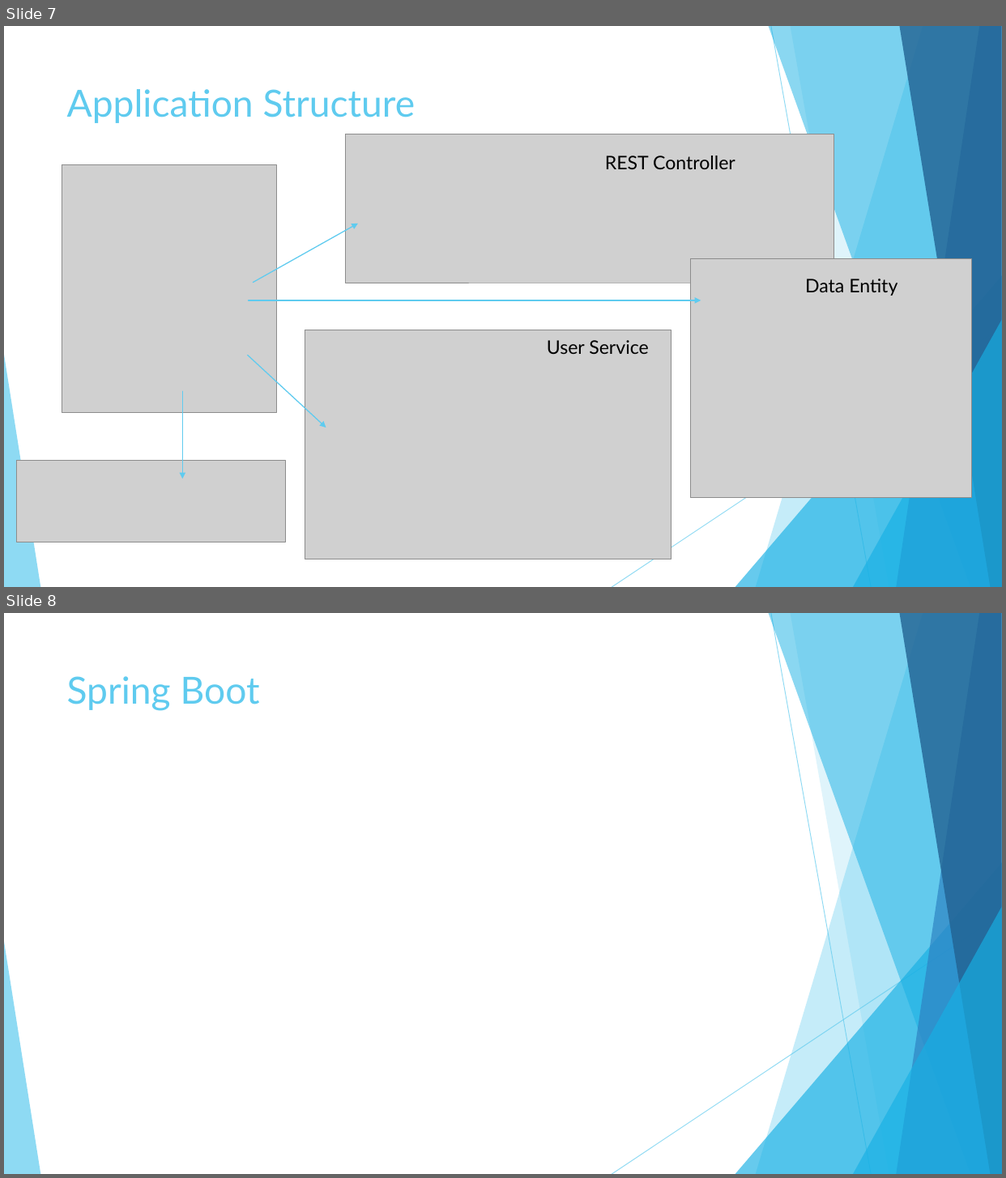
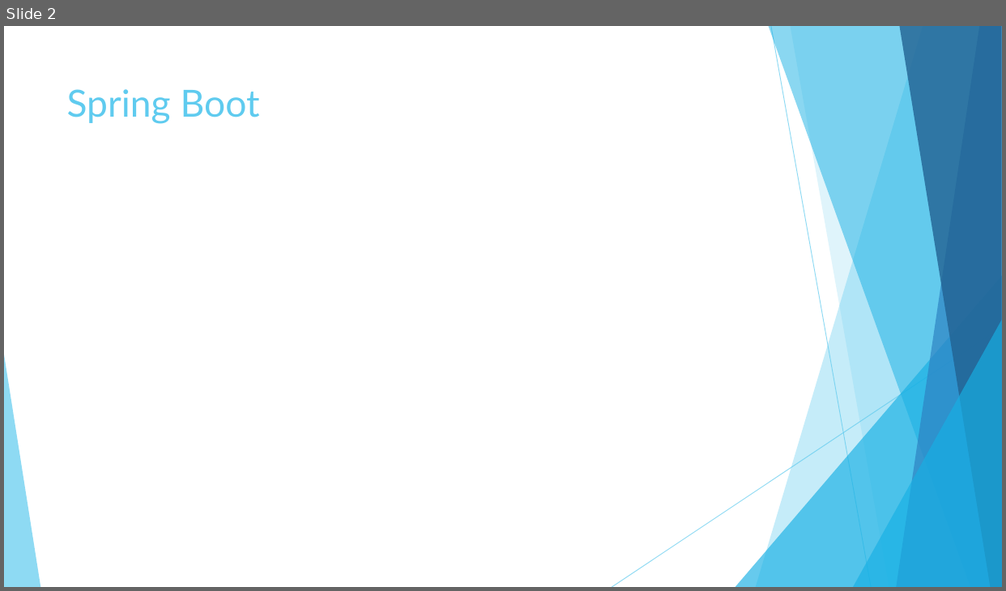
Before and after one commit to vlytsus/springboot-cloud-demo-one, a slide deck: docs/Presentation.pptx. Shown one above the other, each under a label of ours: slides 7 and 8 before the commit, slide 2 after it. The pictures are 1006x1178 and 1006x591 pixels, drawn with LibreOffice and Linux fonts; fonts in the diff are those of the drawing; grey boxes stand for pictures. Boxes give left, top, right and bottom in pixels: in the first picture for what was removed or moved away, otherwise in the second. Text is boxed around its words. In the diff, an @@ line names an element or a change of style, - is before the commit and + after.

```diff
--- a/docs/Presentation.pptx
+++ b/docs/Presentation.pptx
@@ slide 7 removed at (4,26,1002,587), background #FFFFFF; not listed: 10 template elements that a slide beside it also shows @@
@@ title removed at (67,89,415,123) @@
-Application Structure
@@ picture removed at (345,134,834,283) @@
@@ picture removed at (62,165,276,413) @@
@@ text removed at (605,156,735,169) @@
-REST Controller
@@ arrow removed from (253, 283) to (358, 224) @@
@@ picture removed at (691,258,971,498) @@
@@ text removed at (805,279,897,296) @@
-Data Entity
@@ arrow removed from (248, 301) to (701, 301) @@
@@ picture removed at (305,331,671,560) @@
@@ text removed at (547,340,649,354) @@
-User Service
@@ arrow removed from (247, 356) to (326, 428) @@
@@ arrow removed from (182, 391) to (182, 479) @@
@@ picture removed at (16,461,285,543) @@
@@ what was slide 8 is now slide 2 @@
```
Also in this commit, not shown: 1 slide changed, 5 other slides removed, 1 other file.
